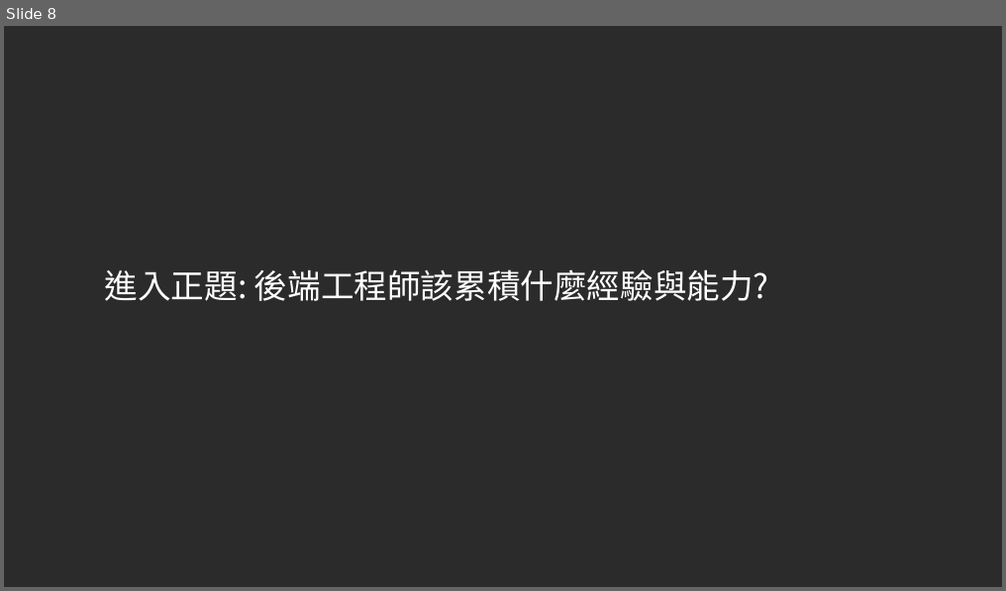
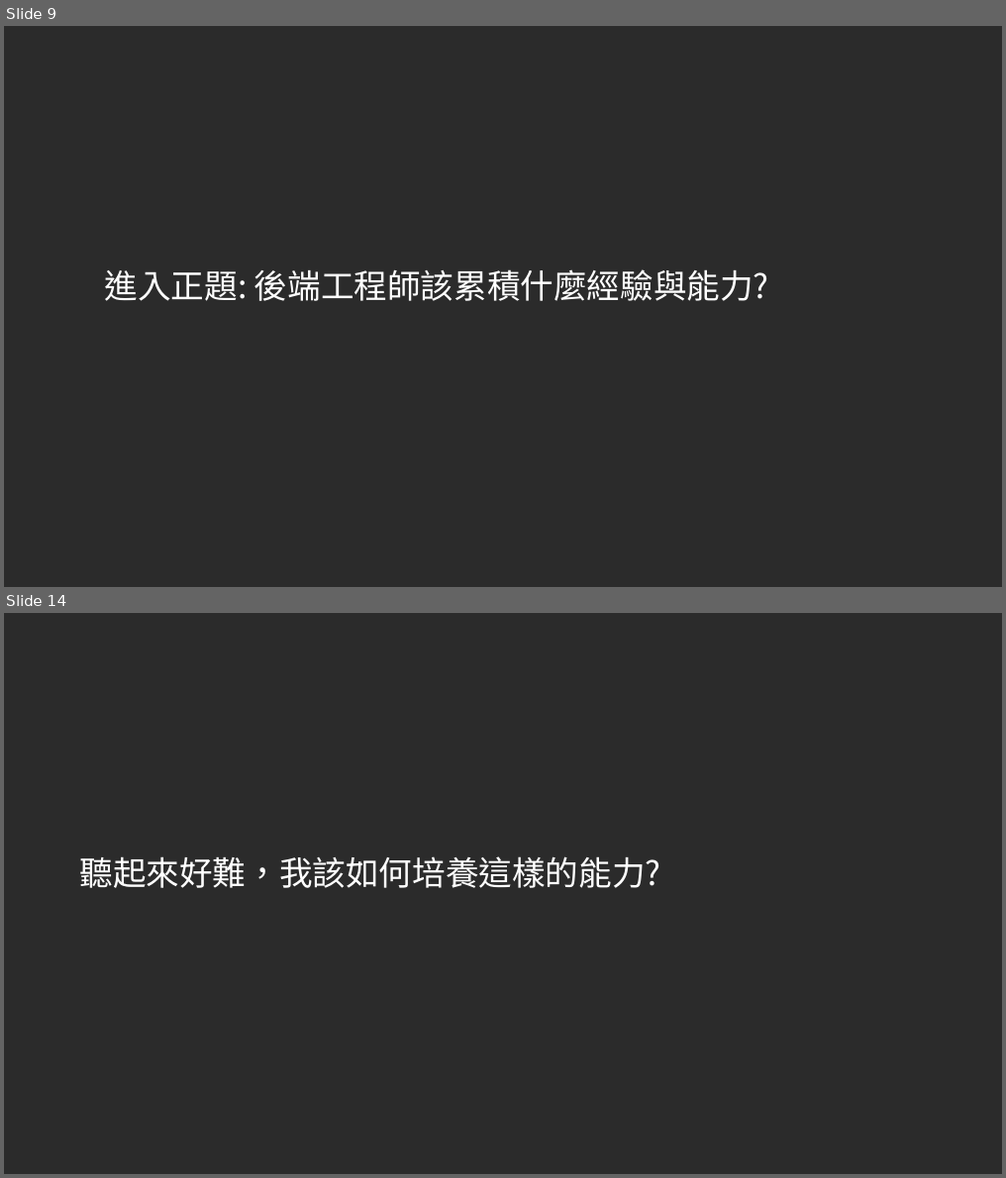
Before and after one commit to andrew0928/Meetup, a slide deck: 20200823.Study4Dev/Study4-後端工程師的修練之路-AndrewWu.pptx. Shown one above the other, each under a label of ours: slide 8 before the commit, slides 9 and 14 after it; the slides between them are not shown. The pictures are 1006x591 and 1006x1178 pixels, drawn with LibreOffice and Linux fonts; fonts in the diff are those of the drawing; background and template pictures are left out; a plain dark background stands for a picture behind light text. Boxes give left, top, right and bottom in pixels: in the first picture for what was removed or moved away, otherwise in the second. Text is boxed around its words. In the diff, an @@ line names an element or a change of style, - is before the commit and + after.

```diff
--- a/20200823.Study4Dev/Study4-後端工程師的修練之路-AndrewWu.pptx
+++ b/20200823.Study4Dev/Study4-後端工程師的修練之路-AndrewWu.pptx
@@ slide 14 added at (x1=4, y1=613, x2=1002, y2=1174), background picture (left out) @@
@@ title added at (x1=80, y1=857, x2=661, y2=888), 24 pt, text #FFFFFF @@
+聽起來好難，我該如何培養這樣的能力?
@@ what was slide 8 is now slide 9 @@
```
Also in this commit, not shown: 2 slides changed, 9 other slides added, 8 slides removed.
